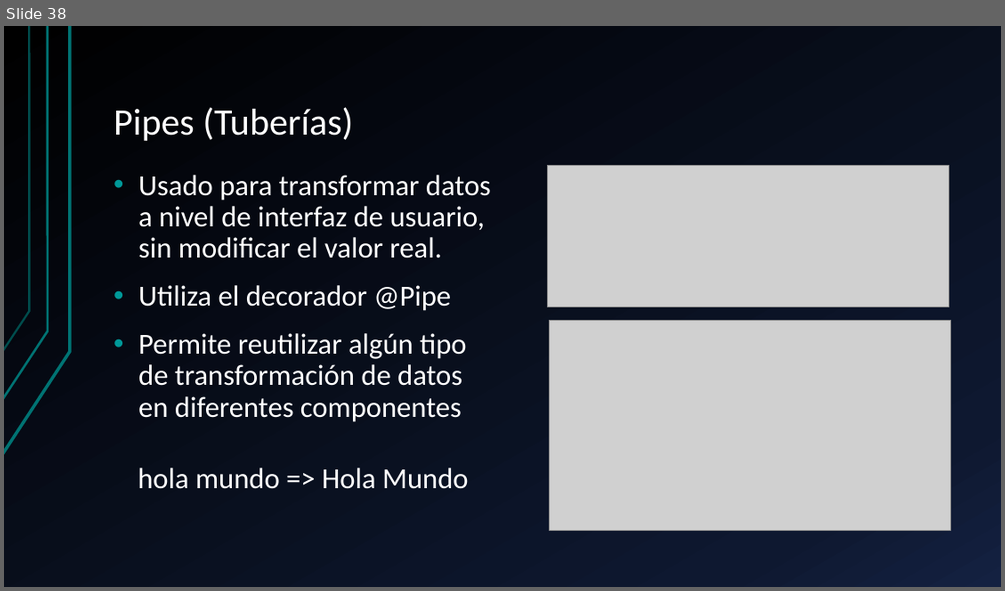
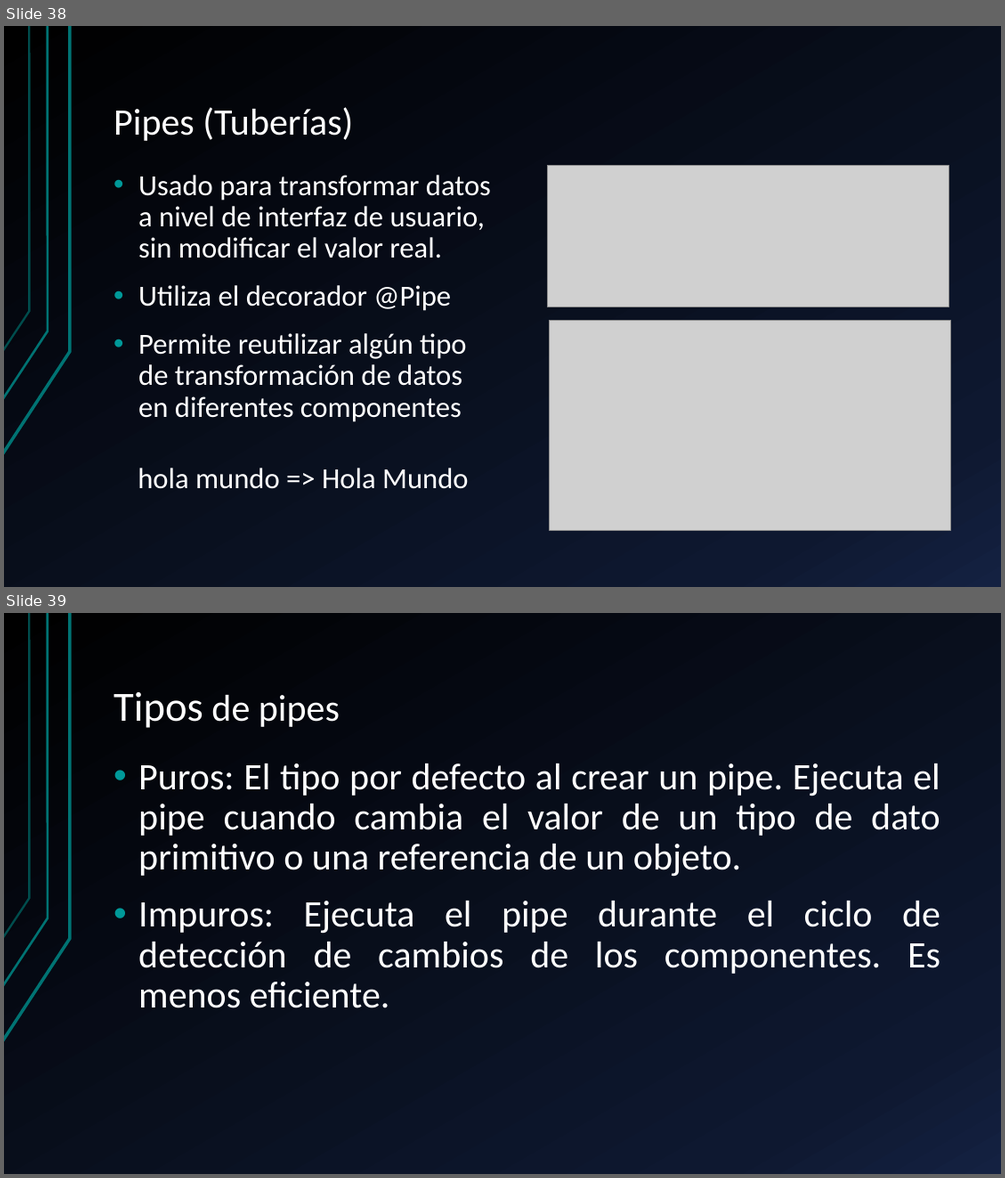
Before and after one commit to KevinToala/capacitacionAngular, a slide deck: Angular.pptx. Shown one above the other, each under a label of ours: slide 38 before the commit, slides 38 and 39 after it. The pictures are 1005x591 and 1005x1178 pixels, drawn with LibreOffice and Linux fonts; fonts in the diff are those of the drawing; grey boxes stand for pictures. Boxes give left, top, right and bottom in pixels: in the first picture for what was removed or moved away, otherwise in the second. Text is boxed around its words. In the diff, an @@ line names an element or a change of style, - is before the commit and + after.

Commit message:
Actualizacion diapositivas con Pipes

```diff
--- a/Angular.pptx
+++ b/Angular.pptx
@@ slide 39 added at (4, 613, 1001, 1174), background gradient #000000 to #0F1931 to #142242; not listed: 3 template elements that a slide beside it also shows @@
@@ title added at (113, 692, 340, 728), 36 pt, text #FFFFFF @@
+Tipos de pipes
@@ text added at (138, 763, 940, 1008), 36 pt, text #FFFFFF @@
+• Puros: El tipo por defecto al crear un pipe. Ejecuta el pipe cuando cambia el valor de un tipo de dato primitivo o una referencia de un objeto.
+• Impuros: Ejecuta el pipe durante el ciclo de detección de cambios de los componentes. Es menos eficiente.
```
Also in this commit, not shown: 3 other slides added.
